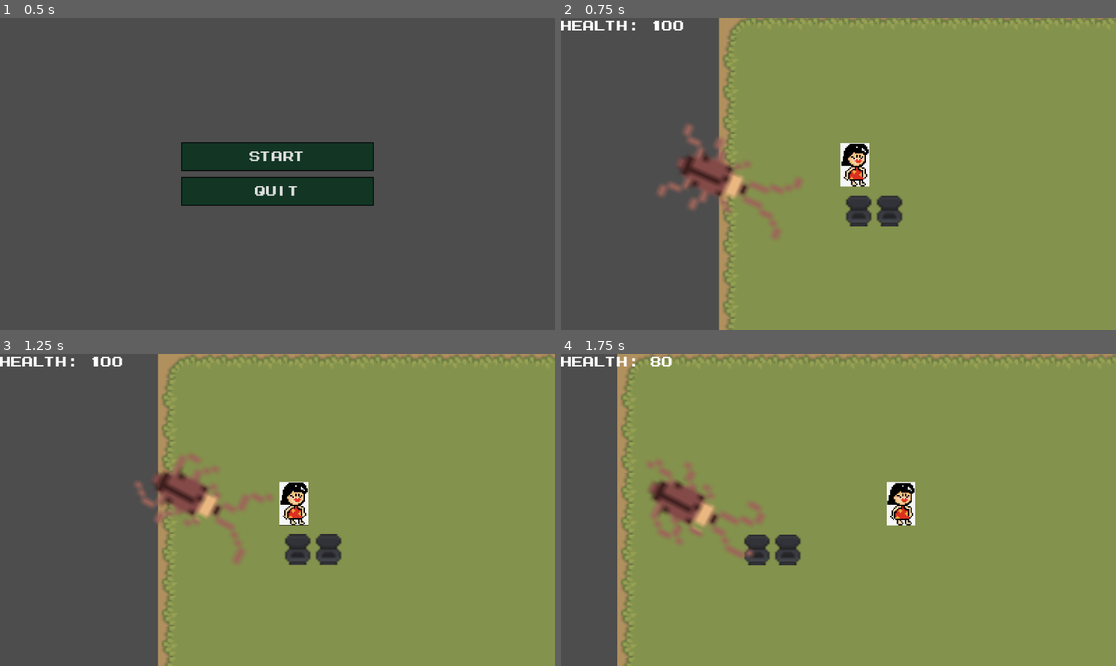
Above: before the commit, frames 1-4 (two rows, left to right).
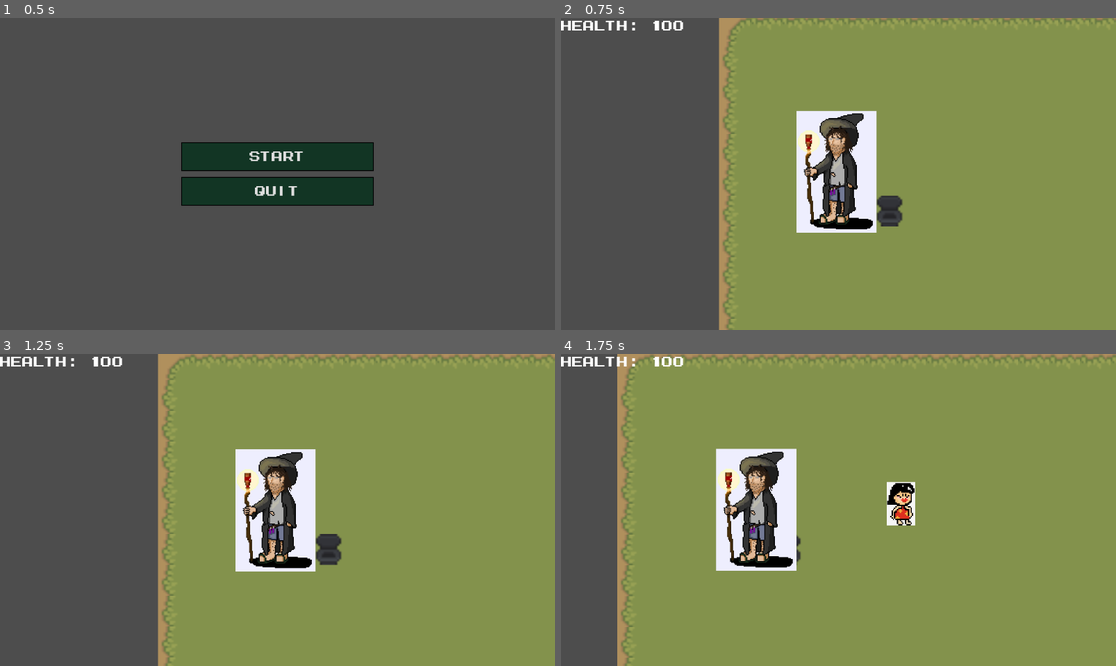
Above: after the commit, the same moments.

Repository: xntle/MOMFURY
Game: Godot game, scene res://scene/main_menu.tscn
The game is run twice, just before and just after one commit, with the same random seed, the same clock (stepped at 60 frames per second) and the same inputs.
Inputs:
- Up to frame 1 (0.5 s): no input
- Up to frame 2 (0.75 s): click "Start" at 0.5 s
- Up to frame 3 (1.25 s): no input
- Up to frame 4 (1.75 s): hold D (move_right) from 1.28 s (still down); tap Space (roll) at 1.35 s

Frame 1 is identical in both runs. In frame 2, 7.4% of the frame differs, in the area x 17-57%, y 29-71%; in frame 3, 7.3%; in frame 4, 7.3%.

Commit message:
[Feature]

Diff:
--- a/scene/BeerBottle.tscn
+++ b/scene/BeerBottle.tscn
@@ -14,4 +14,5 @@
 texture = SubResource("CanvasTexture_mo4lk")
 
 [node name="CollisionShape2D" type="CollisionShape2D" parent="."]
+visibility_layer = 2
 shape = SubResource("CircleShape2D_mo4lk")
--- a/scene/BeerPoison.tscn
+++ b/scene/BeerPoison.tscn
@@ -16,5 +16,6 @@
 texture = SubResource("CanvasTexture_g70a0")
 
 [node name="PoisonArea" type="CollisionShape2D" parent="."]
+visibility_layer = 2
 scale = Vector2(2.7744212, 2.7744212)
 shape = SubResource("CircleShape2D_g70a0")
--- a/scene/BossDaddy.tscn
+++ b/scene/BossDaddy.tscn
@@ -1,8 +1,9 @@
-[gd_scene load_steps=9 format=3 uid="uid://bog8uq3cg74nk"]
+[gd_scene load_steps=10 format=3 uid="uid://bog8uq3cg74nk"]
 
 [ext_resource type="Script" uid="uid://bfafqyko2kyk6" path="res://scripts/boss_daddy.gd" id="1_u22dk"]
 [ext_resource type="Texture2D" uid="uid://dscd4y8ji3g6u" path="res://characters/pixel-art-cartoon-poop-character-png.png" id="2_3xl6v"]
 [ext_resource type="Texture2D" uid="uid://cvv328m4ol46m" path="res://characters/cockroach.png" id="3_ih8qo"]
+[ext_resource type="Texture2D" uid="uid://clpqwo2bd34op" path="res://scene/KczF9_IxckW2p1C5mSmccYuTBdRjiolp1MoB87kWLoY.webp" id="4_3xl6v"]
 
 [sub_resource type="CircleShape2D" id="CircleShape2D_u22dk"]
 radius = 6.0
@@ -53,8 +54,15 @@
 texture = ExtResource("2_3xl6v")
 
 [node name="AnimatedSprite2D" type="AnimatedSprite2D" parent="."]
+visible = false
 position = Vector2(-1, -1)
 scale = Vector2(2.8499994, 3.5076916)
 sprite_frames = SubResource("SpriteFrames_3xl6v")
 animation = &"new_animation_1"
 autoplay = "new_animation_1"
+
+[node name="DrunkWizard" type="Sprite2D" parent="."]
+visibility_layer = 2
+position = Vector2(-0.9999981, 0)
+scale = Vector2(0.079998195, 0.079998195)
+texture = ExtResource("4_3xl6v")
--- a/scene/Game.tscn
+++ b/scene/Game.tscn
@@ -1,12 +1,9 @@
-[gd_scene load_steps=16 format=3 uid="uid://bve1pou0gt1v4"]
+[gd_scene load_steps=13 format=3 uid="uid://bve1pou0gt1v4"]
 
 [ext_resource type="PackedScene" uid="uid://kk3crf462xob" path="res://scene/House.tscn" id="1_e7hha"]
-[ext_resource type="PackedScene" uid="uid://5wrlhjc0vedk" path="res://scene/Cockroach.tscn" id="1_t585p"]
 [ext_resource type="PackedScene" uid="uid://ctnihbseogqdf" path="res://scene/Player.tscn" id="4_0qanc"]
 [ext_resource type="PackedScene" uid="uid://v1xuhkejwyw7" path="res://scene/main_menu.tscn" id="4_1qeit"]
-[ext_resource type="PackedScene" path="res://scene/Poop.tscn" id="4_qto5f"]
 [ext_resource type="Script" uid="uid://lyimuq4183ha" path="res://scripts/pause_menu.gd" id="5_0qanc"]
-[ext_resource type="PackedScene" path="res://scene/A-.tscn" id="5_4cigq"]
 [ext_resource type="FontFile" uid="uid://box1b2tla1jkp" path="res://assets/fonts/MegamaxJonathanToo-YqOq2.ttf" id="6_qto5f"]
 [ext_resource type="Script" uid="uid://dloc7t0utspjp" path="res://scripts/health_label.gd" id="7_0qanc"]
 [ext_resource type="PackedScene" uid="uid://h4wwf7ms8id4" path="res://scene/BeerBottle.tscn" id="8_qto5f"]
@@ -42,24 +39,6 @@
 [node name="House" parent="." instance=ExtResource("1_e7hha")]
 
 [node name="Player" parent="." instance=ExtResource("4_0qanc")]
-
-[node name="PoopEnemy3" parent="." instance=ExtResource("1_t585p")]
-visible = false
-position = Vector2(74, 51)
-
-[node name="PoopEnemy" parent="." instance=ExtResource("1_t585p")]
-visible = false
-position = Vector2(64, 30)
-
-[node name="PoopEnemy2" parent="." instance=ExtResource("1_t585p")]
-visible = false
-position = Vector2(110, 44)
-
-[node name="Poop" parent="." instance=ExtResource("4_qto5f")]
-visible = false
-
-[node name="A-" parent="." instance=ExtResource("5_4cigq")]
-visible = false
 
 [node name="UI" type="CanvasLayer" parent="."]
 
--- a/scripts/boss_daddy.gd
+++ b/scripts/boss_daddy.gd
@@ -35,8 +35,9 @@
 		is_throwing = false
 	velocity = direction * normal_speed
 
-	move_and_slide()
-	rotation = direction.angle() +90
+	#move_and_slide()
+	position += velocity * delta
+	#rotation = direction.angle() +90
 
 func shoot() -> void:
 	if projectile_scene == null:
Binary file added: scene/KczF9_IxckW2p1C5mSmccYuTBdRjiolp1MoB87kWLoY.webp
Not shown, added: scene/KczF9_IxckW2p1C5mSmccYuTBdRjiolp1MoB87kWLoY.webp.import
